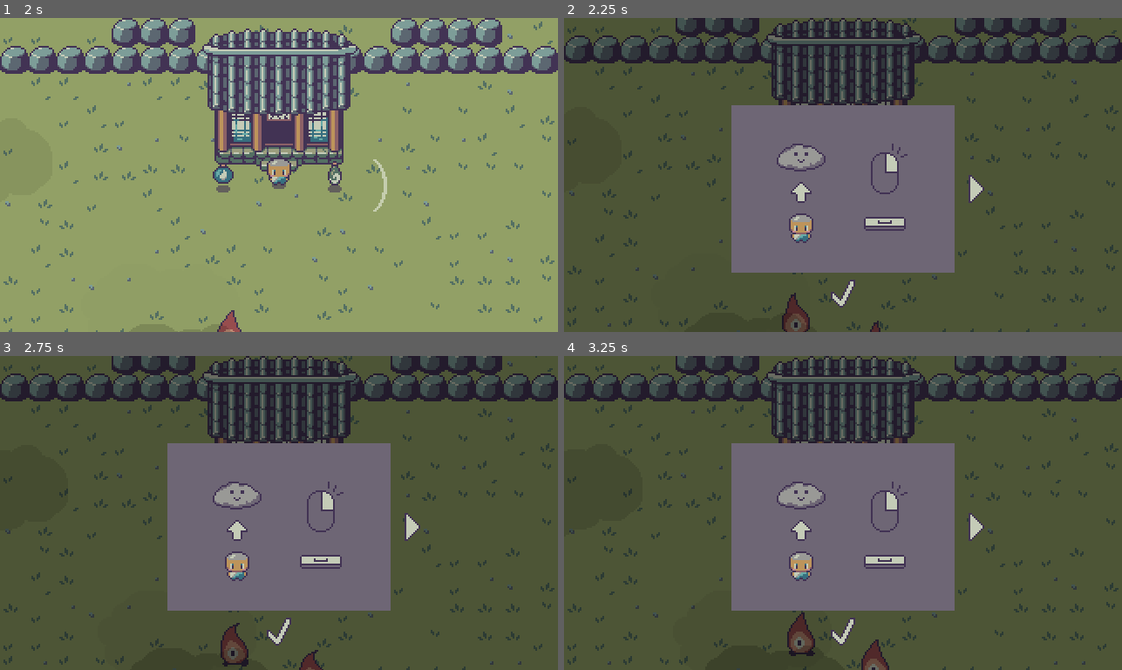
Above: before the commit, frames 1-4 (two rows, left to right).
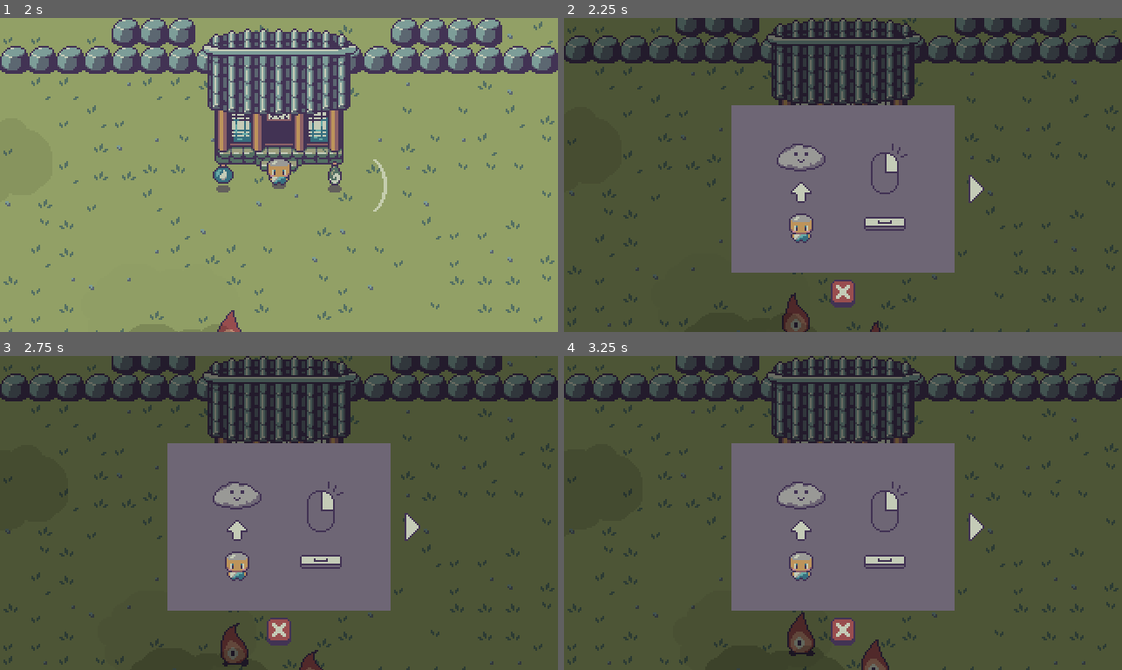
Above: after the commit, the same moments.

Repository: Boyquotes/cloud-keeper
Game: Godot game, scene res://Main.tscn
Two runs of this game, one before a commit and one after it. Both use one fixed random seed, a clock stepped at 60 frames per second and the inputs below.
Inputs (mouse positions are in pixels of both pictures, inside the frame that each line leads up to):
- Up to frame 1 (2 s): click (195, 266) at 0.5 s; move the mouse to (401, 159) at 1.27 s; hold D (move_right) from 1.28 s (still down); tap Space (spawn_cloud) at 1.35 s
- Up to frame 2 (2.25 s): move the mouse to (731, 190) at 2.02 s; release D (move_right) at 2.03 s; hold S (move_down) from 2.03 s (still down); click (731, 190) at 2.1 s
- Up to frame 3 (2.75 s): keep holding S (move_down)
- Up to frame 4 (3.25 s): move the mouse to (898, 443) at 2.77 s; release S (move_down) at 2.78 s; hold D (move_right) from 2.78 s (still down); tap Space (spawn_cloud) at 2.85 s

Frame 1 is identical in both runs. In frame 2, 0.3% of the frame differs, in the area x 47-53%, y 83-93%; in frame 3, 0.3%; in frame 4, 0.3%.

Commit message:
Updated tutorial close button

Diff:
--- /dev/null
+++ b/src/ui/panel_stylebox.tres
@@ -0,0 +1,11 @@
+[gd_resource type="StyleBoxTexture" load_steps=2 format=2]
+
+[ext_resource path="res://ui/main_menu.png" type="Texture" id=1]
+
+[resource]
+texture = ExtResource( 1 )
+region_rect = Rect2( 96, 0, 8, 8 )
+margin_left = 2.0
+margin_right = 2.0
+margin_top = 2.0
+margin_bottom = 2.0
--- a/src/ui/settings/SettingsMenu.tscn
+++ b/src/ui/settings/SettingsMenu.tscn
@@ -1,16 +1,8 @@
-[gd_scene load_steps=26 format=2]
+[gd_scene load_steps=25 format=2]
 
 [ext_resource path="res://ui/settings/SettingsMenu.gd" type="Script" id=1]
 [ext_resource path="res://ui/theme.tres" type="Theme" id=4]
 [ext_resource path="res://ui/main_menu.png" type="Texture" id=5]
-
-[sub_resource type="StyleBoxTexture" id=25]
-texture = ExtResource( 5 )
-region_rect = Rect2( 96, 0, 8, 8 )
-margin_left = 2.0
-margin_right = 2.0
-margin_top = 2.0
-margin_bottom = 2.0
 
 [sub_resource type="AtlasTexture" id=21]
 atlas = ExtResource( 5 )
@@ -293,27 +285,26 @@
 
 [node name="Panel" type="PanelContainer" parent="CenterContainer"]
 margin_left = 96.0
-margin_top = 25.0
+margin_top = 26.0
 margin_right = 224.0
-margin_bottom = 155.0
+margin_bottom = 154.0
 rect_min_size = Vector2( 128, 128 )
-custom_styles/panel = SubResource( 25 )
 
 [node name="MarginContainer" type="MarginContainer" parent="CenterContainer/Panel"]
 margin_left = 2.0
 margin_top = 2.0
 margin_right = 126.0
-margin_bottom = 128.0
+margin_bottom = 126.0
 custom_constants/margin_right = 6
 custom_constants/margin_top = 12
 custom_constants/margin_left = 6
-custom_constants/margin_bottom = 6
+custom_constants/margin_bottom = 2
 
 [node name="VBoxContainer" type="VBoxContainer" parent="CenterContainer/Panel/MarginContainer"]
 margin_left = 6.0
 margin_top = 12.0
 margin_right = 118.0
-margin_bottom = 120.0
+margin_bottom = 122.0
 custom_constants/separation = 12
 
 [node name="HBoxContainer" type="HBoxContainer" parent="CenterContainer/Panel/MarginContainer/VBoxContainer"]
@@ -402,14 +393,14 @@
 [node name="Control" type="Control" parent="CenterContainer/Panel/MarginContainer/VBoxContainer"]
 margin_top = 72.0
 margin_right = 112.0
-margin_bottom = 72.0
+margin_bottom = 74.0
 size_flags_horizontal = 3
 size_flags_vertical = 3
 
 [node name="Buttons" type="HBoxContainer" parent="CenterContainer/Panel/MarginContainer/VBoxContainer"]
-margin_top = 84.0
-margin_right = 112.0
-margin_bottom = 108.0
+margin_top = 86.0
+margin_right = 112.0
+margin_bottom = 110.0
 
 [node name="ExitButton" type="TextureButton" parent="CenterContainer/Panel/MarginContainer/VBoxContainer/Buttons"]
 margin_right = 24.0
--- a/src/ui/theme.tres
+++ b/src/ui/theme.tres
@@ -1,6 +1,7 @@
-[gd_resource type="Theme" load_steps=8 format=2]
+[gd_resource type="Theme" load_steps=9 format=2]
 
 [ext_resource path="res://ui/main_menu.png" type="Texture" id=1]
+[ext_resource path="res://ui/panel_stylebox.tres" type="StyleBox" id=2]
 
 [sub_resource type="AtlasTexture" id=3]
 atlas = ExtResource( 1 )
@@ -33,3 +34,4 @@
 HSlider/styles/grabber_area = SubResource( 2 )
 HSlider/styles/grabber_area_highlight = SubResource( 4 )
 HSlider/styles/slider = SubResource( 1 )
+PanelContainer/styles/panel = ExtResource( 2 )
--- a/src/ui/tutorial/TutorialMenu.tscn
+++ b/src/ui/tutorial/TutorialMenu.tscn
@@ -1,7 +1,8 @@
-[gd_scene load_steps=10 format=2]
+[gd_scene load_steps=13 format=2]
 
 [ext_resource path="res://ui/tutorial/TutorialMenu.gd" type="Script" id=1]
 [ext_resource path="res://ui/main_menu.png" type="Texture" id=2]
+[ext_resource path="res://ui/panel_stylebox.tres" type="StyleBox" id=3]
 
 [sub_resource type="AtlasTexture" id=2]
 atlas = ExtResource( 2 )
@@ -123,7 +124,15 @@
 
 [sub_resource type="AtlasTexture" id=1]
 atlas = ExtResource( 2 )
-region = Rect2( 32, 32, 16, 16 )
+region = Rect2( 64, 32, 16, 16 )
+
+[sub_resource type="AtlasTexture" id=8]
+atlas = ExtResource( 2 )
+region = Rect2( 96, 32, 16, 16 )
+
+[sub_resource type="AtlasTexture" id=9]
+atlas = ExtResource( 2 )
+region = Rect2( 80, 32, 16, 16 )
 
 [node name="TutorialMenu" type="ColorRect"]
 anchor_right = 1.0
@@ -173,6 +182,7 @@
 margin_right = 148.0
 margin_bottom = 96.0
 rect_min_size = Vector2( 128, 96 )
+custom_styles/panel = ExtResource( 3 )
 
 [node name="TutorialImage" type="TextureRect" parent="CenterContainer/VBoxContainer/HBoxContainer/Panel"]
 unique_name_in_owner = true
@@ -208,6 +218,9 @@
 margin_right = 92.0
 margin_bottom = 16.0
 texture_normal = SubResource( 1 )
+texture_pressed = SubResource( 8 )
+texture_hover = SubResource( 9 )
+stretch_mode = 3
 
 [connection signal="mouse_entered" from="CenterContainer/VBoxContainer/HBoxContainer/CenterContainer/LeftButton" to="." method="_on_LeftButton_mouse_entered"]
 [connection signal="mouse_exited" from="CenterContainer/VBoxContainer/HBoxContainer/CenterContainer/LeftButton" to="." method="_on_LeftButton_mouse_exited"]
